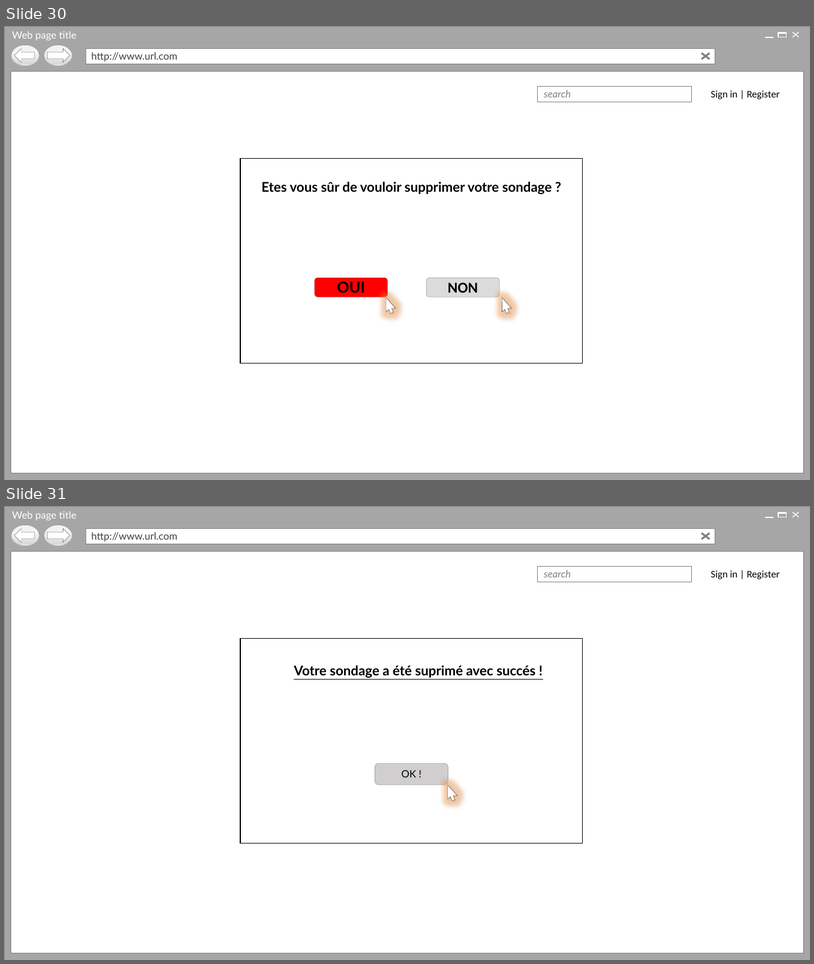
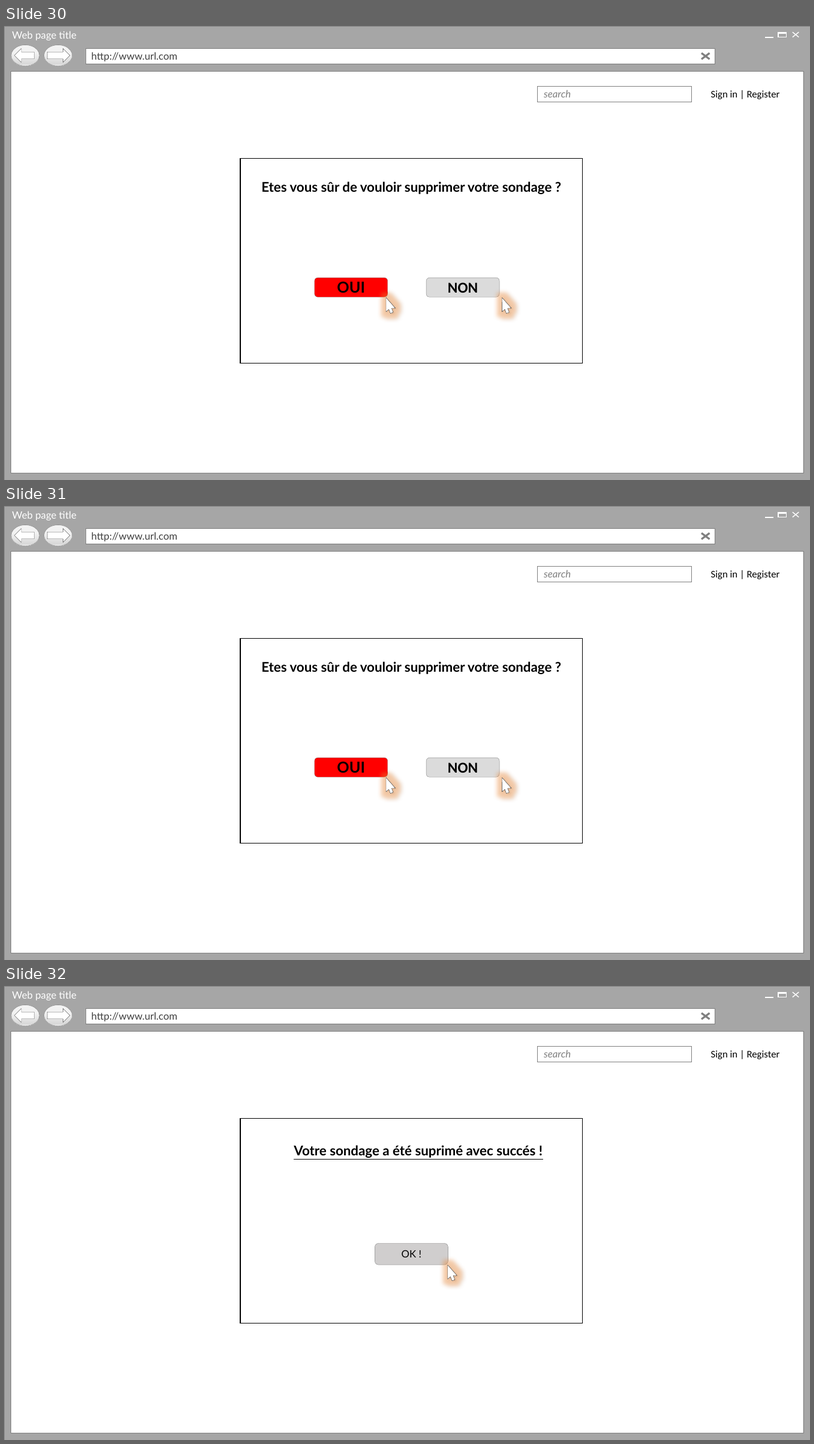
Before and after one commit to Holyz1988/PROJET1-ASP.NET, a slide deck: Page d’acceuil.pptx. Shown one above the other, each under a label of ours: slides 30 and 31 before the commit, slides 30, 31 and 32 after it. The pictures are 814x964 and 814x1444 pixels, drawn with LibreOffice and Linux fonts; fonts in the diff are those of the drawing; background and template pictures are left out. Boxes give left, top, right and bottom in pixels: in the first picture for what was removed or moved away, otherwise in the second. Text is boxed around its words. In the diff, an @@ line names an element or a change of style, - is before the commit and + after.

```diff
--- a/Page d’acceuil.pptx
+++ b/Page d’acceuil.pptx
@@ slide 31 added at (4,506,810,960), background #FFFFFF; not listed: 17 template elements that a slide beside it also shows @@
@@ rectangle added at (240,639,583,844), fill #FFFFFF, outline #000000 1 pt @@
@@ text added at (261,661,552,674), 16 pt, text #000000, bold @@
+Etes vous sûr de vouloir supprimer votre sondage ?
@@ rounded rectangle added at (315,757,388,777), fill #FF0000, outline #808080 0.25 pt, 18 pt, text #000000, bold @@
+OUI
@@ rounded rectangle added at (427,757,500,777), fill #DBDBDB, outline #808080 0.25 pt, 18 pt, text #000000, bold @@
+NON
@@ freeform shape added at (382,776,398,795), fill #FFFFFF, outline #262626 0.25 pt @@
@@ freeform shape added at (498,776,513,795), fill #FFFFFF, outline #262626 0.25 pt @@
@@ what was slide 31 is now slide 32 @@
```
Also in this commit, not shown: 29 slides changed.
